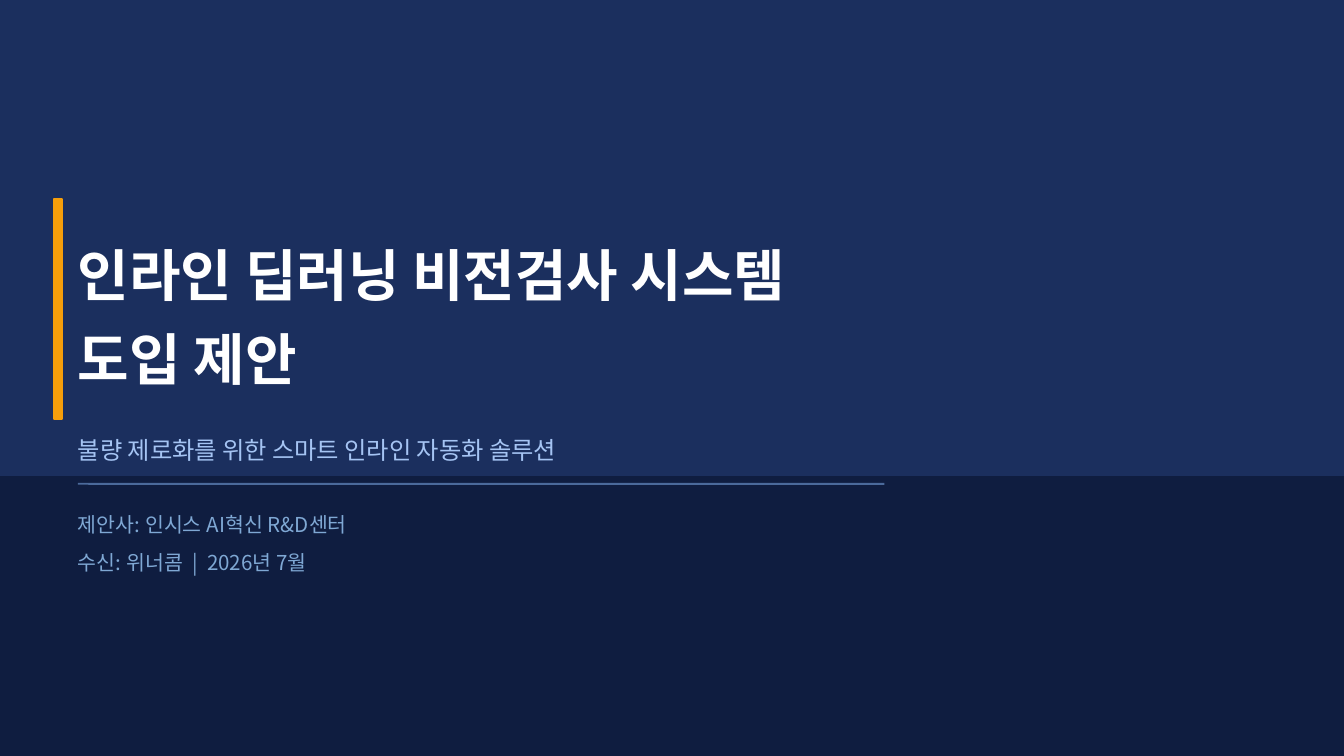
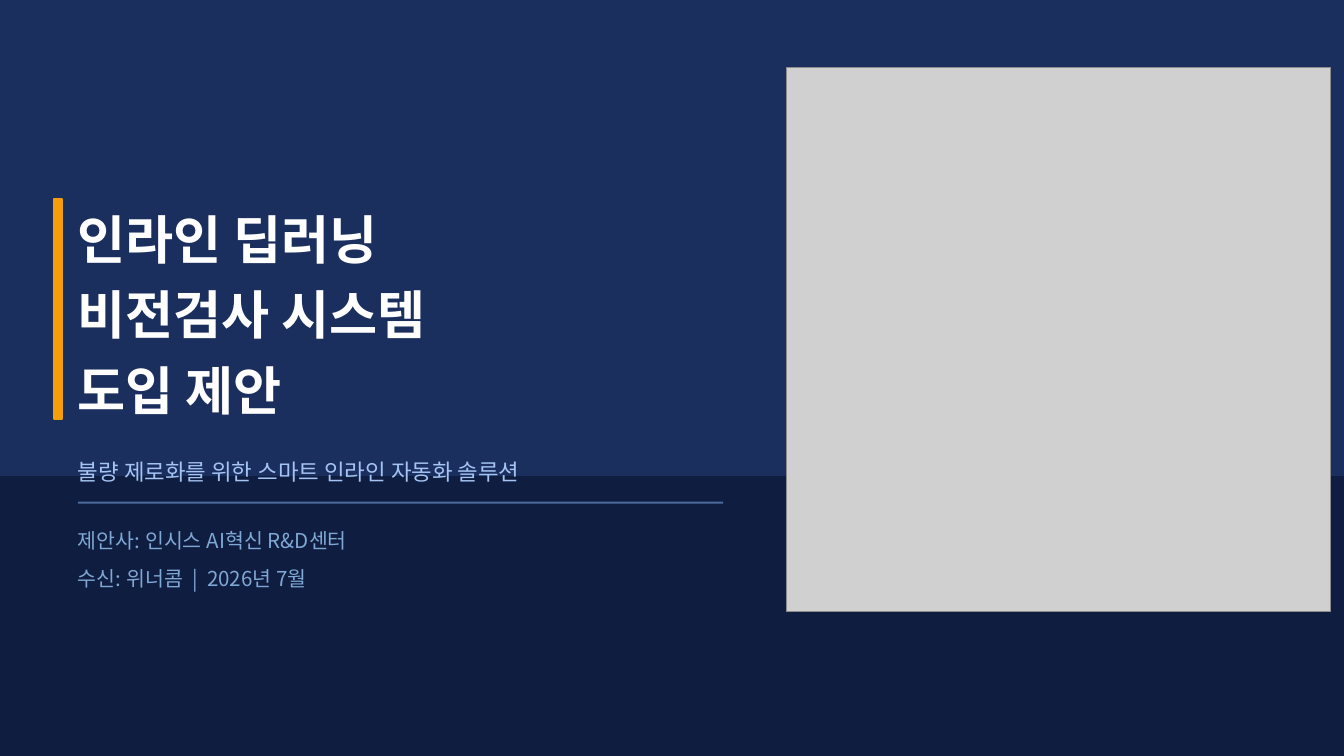
Before and after one commit to Insys-HQ/Insys-review, a slide deck: slide 1 of winnercomb.pptx. Drawn at 1344x756 pixels with LibreOffice and Linux fonts; fonts in the diff are those of the drawing; grey boxes stand for pictures. Boxes give left, top, right and bottom in pixels: in the first picture for what was removed or moved away, otherwise in the second. Text is boxed around its words. In the diff, an @@ line names an element or a change of style, - is before the commit and + after.

Commit message:
Update winnercomb.pptx - add cover image

```diff
--- a/winnercomb.pptx
+++ b/winnercomb.pptx
@@ picture added at (786, 67, 1331, 612) @@
@@ text "인라인 딥러닝": place and size @@
-text "인라인 딥러닝" at (78, 249, 785, 385)
+text "인라인 딥러닝" at (78, 215, 426, 415)
@@ text at (78, 215, 426, 339): text changed; size 30 to 28 pt @@
-인라인 딥러닝 비전검사 시스템
+인라인 딥러닝
+비전검사 시스템
@@ text at (78, 366, 282, 415): size 30 to 28 pt in "도입 제안"; line spacing 1.25 to 1.2 @@
@@ text "불량 제로화를 위한 스마트 인라인 ...": place and size @@
-text "불량 제로화를 위한 스마트 인라인 ..." at (78, 439, 556, 461)
+text "불량 제로화를 위한 스마트 인라인 ..." at (78, 461, 520, 482)
@@ text "불량 제로화를 위한 스마트 인라인 ..." at (78, 461, 520, 482): size 13 to 12 pt @@
@@ line moved from (78, 484) - (884, 484) to (78, 503) - (723, 503) @@
@@ text "제안사: 인시스 AI혁신 R&D센터": place and size @@
-text "제안사: 인시스 AI혁신 R&D센터" at (78, 515, 347, 534)
+text "제안사: 인시스 AI혁신 R&D센터" at (78, 531, 347, 550)
@@ text "수신: 위너콤 | 2026년 7월": place and size @@
-text "수신: 위너콤 | 2026년 7월" at (78, 553, 306, 572)
+text "수신: 위너콤 | 2026년 7월" at (78, 569, 306, 588)
```
